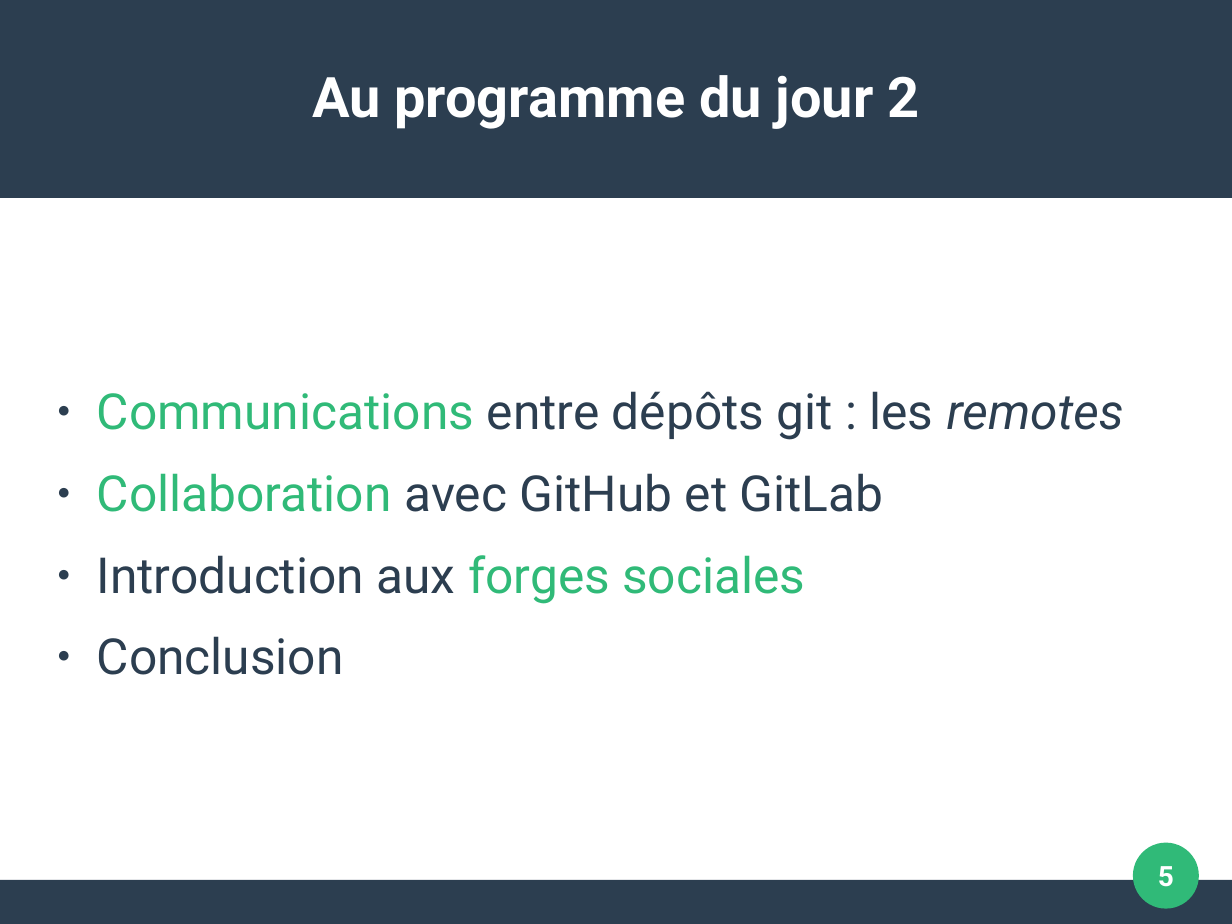
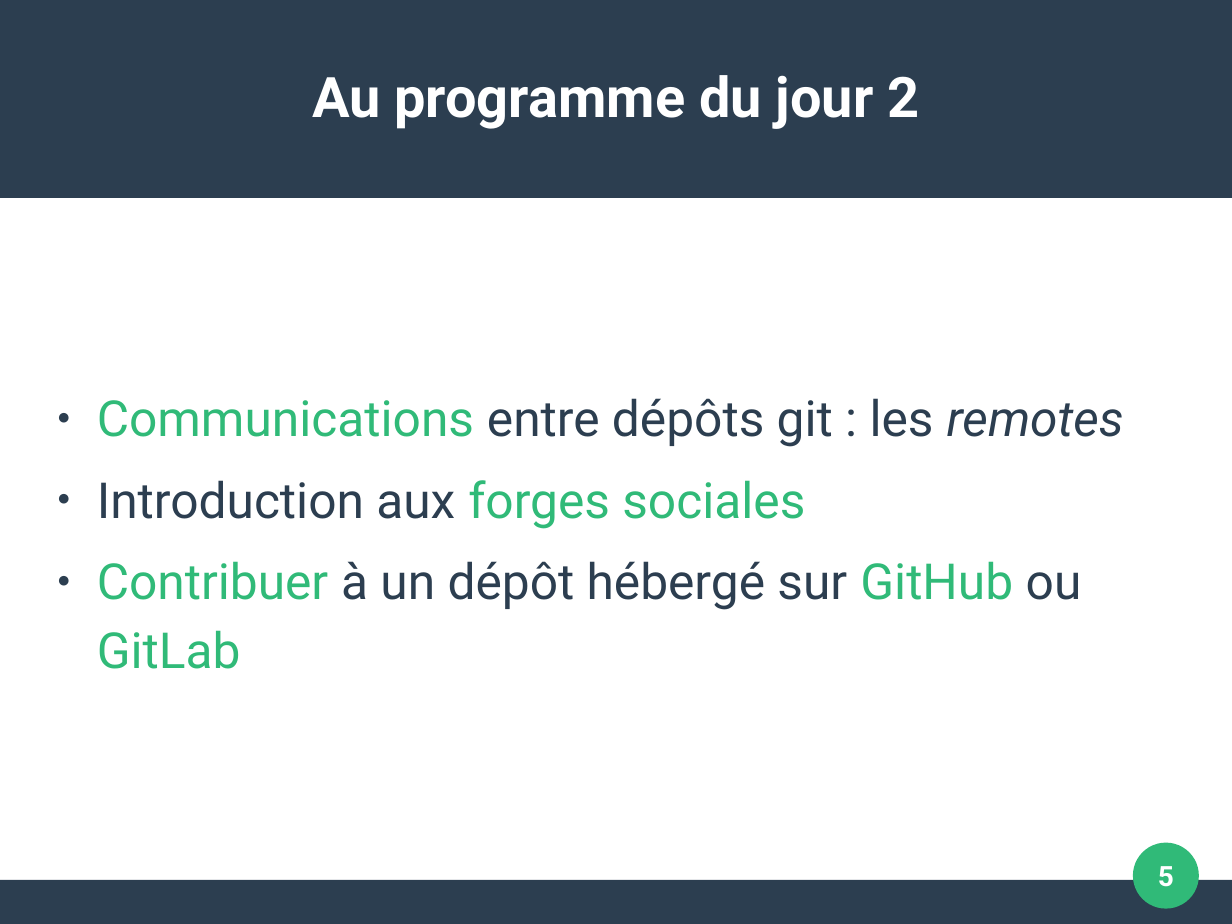
Before and after one commit to pushou/formation-git, a slide deck: slide 5 of PresRecap-J1.odp. Drawn at 1232x924 pixels with LibreOffice and Linux fonts; fonts in the diff are those of the drawing. Boxes give left, top, right and bottom in pixels: in the first picture for what was removed or moved away, otherwise in the second. Text is boxed around its words. In the diff, an @@ line names an element or a change of style, - is before the commit and + after.

```diff
--- a/PresRecap-J1.odp
+++ b/PresRecap-J1.odp
@@ text at bbox=[97, 473, 884, 512]: paragraph removed @@
-● Collaboration avec GitHub et GitLab
@@ text at bbox=[97, 561, 1082, 669]: text changed; text colour #2C3E50 to #30BA78 @@
-● Conclusion
+● Contribuer à un dépôt hébergé sur GitHub ou GitLab
```
Also in this commit, not shown: 1 other slide changed, 6 other files.
